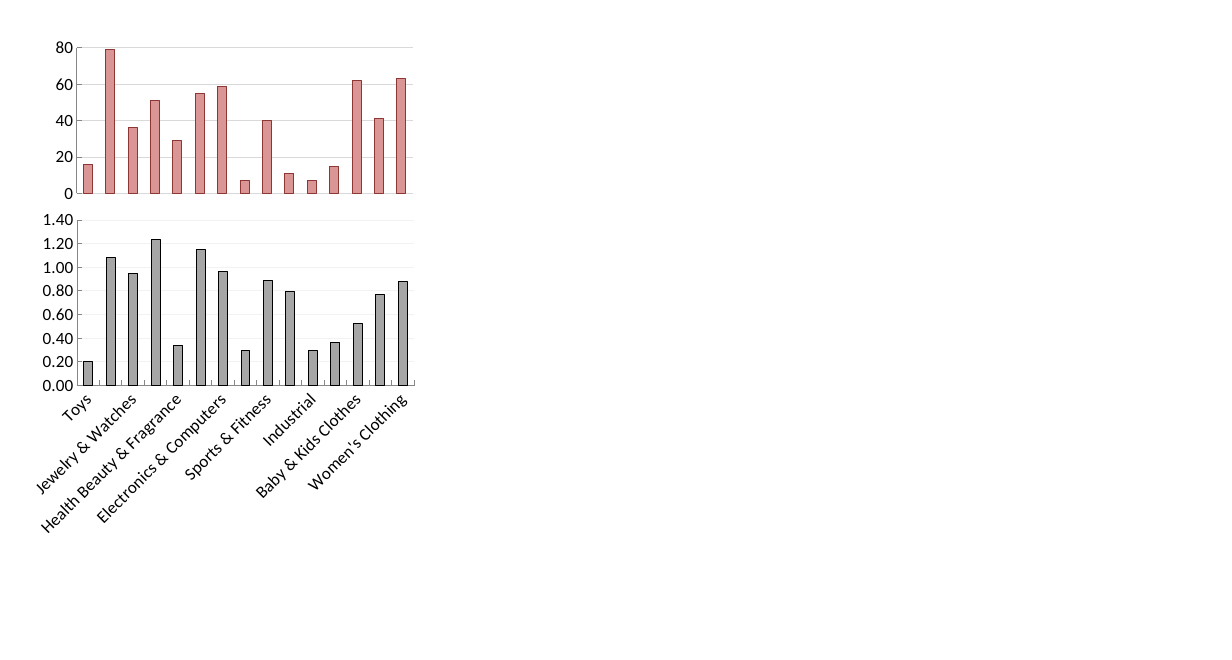
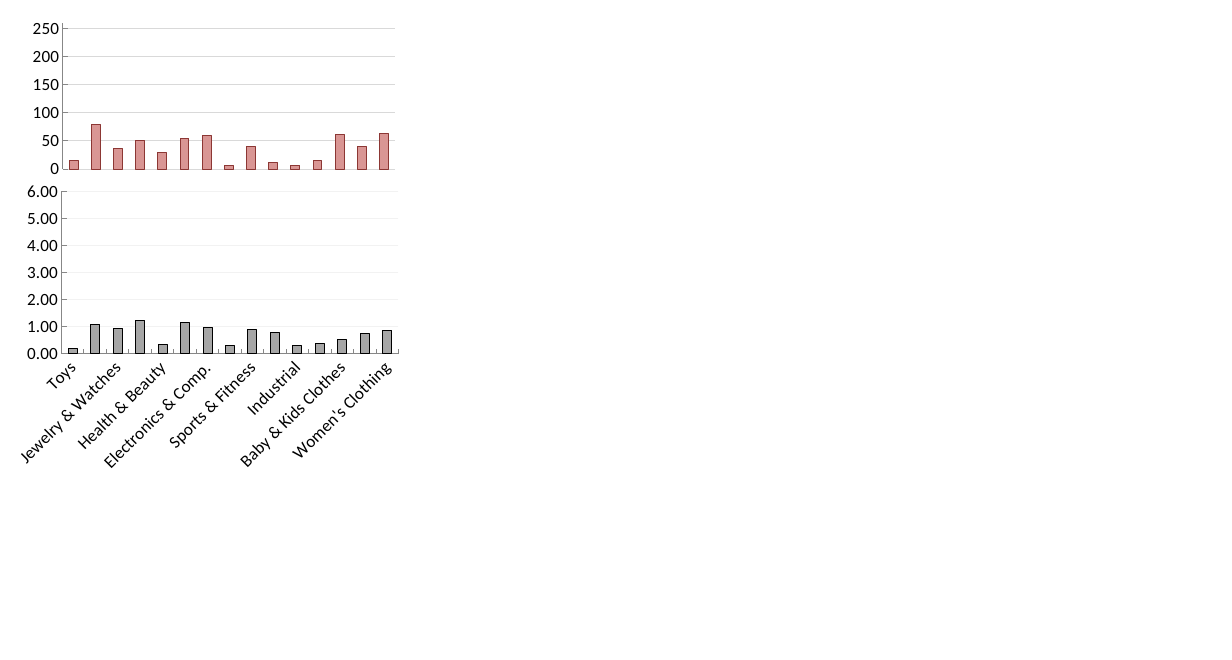
Before and after one commit to aclevine/coling, a slide deck: slide 7 of coling2016/images/illustrations-all.pptx. Drawn at 1232x660 pixels with LibreOffice and Linux fonts; fonts in the diff are those of the drawing. Boxes give left, top, right and bottom in pixels: in the first picture for what was removed or moved away, otherwise in the second. Text is boxed around its words. In the diff, an @@ line names an element or a change of style, - is before the commit and + after.

```diff
--- a/coling2016/images/illustrations-all.pptx
+++ b/coling2016/images/illustrations-all.pptx
@@ column chart at <box>0,0,456,401</box> @@
@@ value axis changed @@
@@ plot area changed @@
@@ column chart at <box>3,180,456,582</box> @@
-categories: Toys, Home Furniture & Patio, Jewelry & Watches, Bag Handbags & Accessories, Health Beauty & Fragrance, Shoes, Electronics & Computers, Office, Sports & Fitness, Automotive, Industrial, Baby Products, Baby & Kids Clothes, Men's Clothing, Women's Clothing
+categories: Toys, Home & Furniture, Jewelry & Watches, Bag & Accessories, Health & Beauty, Shoes, Electronics & Comp., Office, Sports & Fitness, Automotive, Industrial, Baby Products, Baby & Kids Clothes, Men's Clothing, Women's Clothing
-Series 1: 0.2, 1.08, 0.95, 1.24, 0.34, 1.15, 0.96, 0.29, 0.89, 0.79, 0.3, 0.37, 0.52, 0.77, 0.88
+Series 1: 0.2, 1.1, 0.9, 1.2, 0.3, 1.1, 1, 0.3, 0.9, 0.8, 0.3, 0.4, 0.5, 0.8, 0.9
@@ value axis changed @@
@@ plot area changed @@
@@ column chart: place and size @@
-column chart at <box>0,205,453,607</box>
+column chart at <box>3,180,456,582</box>
```
Also in this commit, not shown: 3 other slides changed, 1 slide added, 15 other files.
